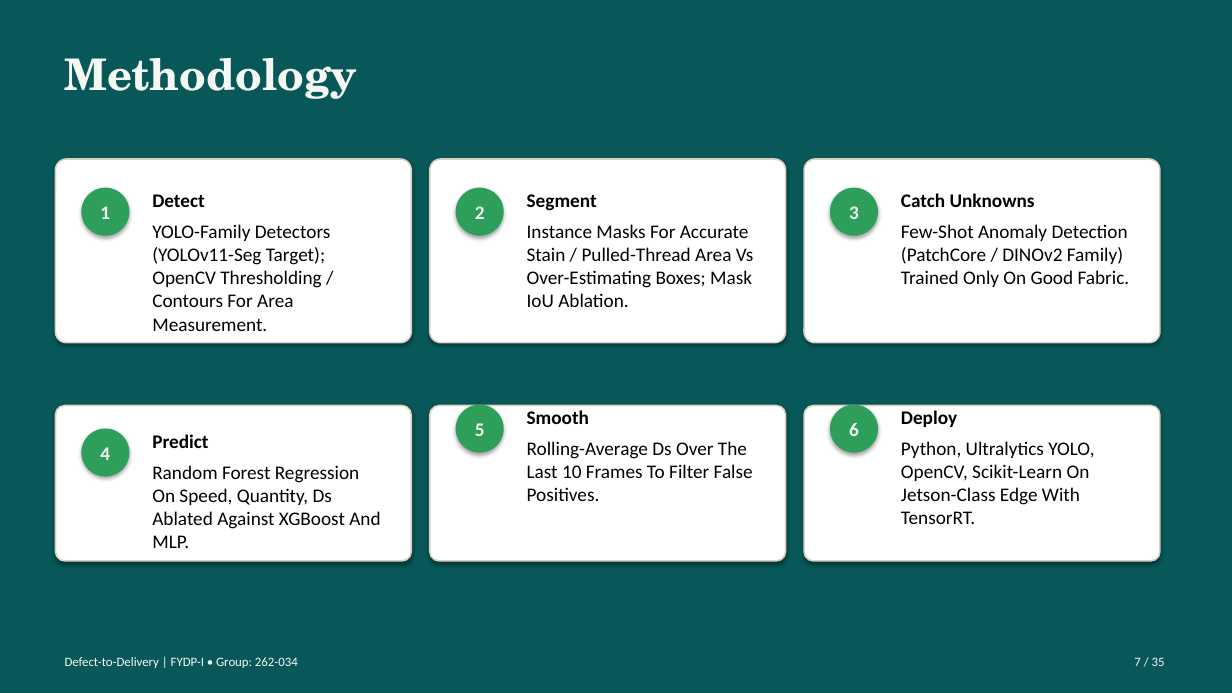
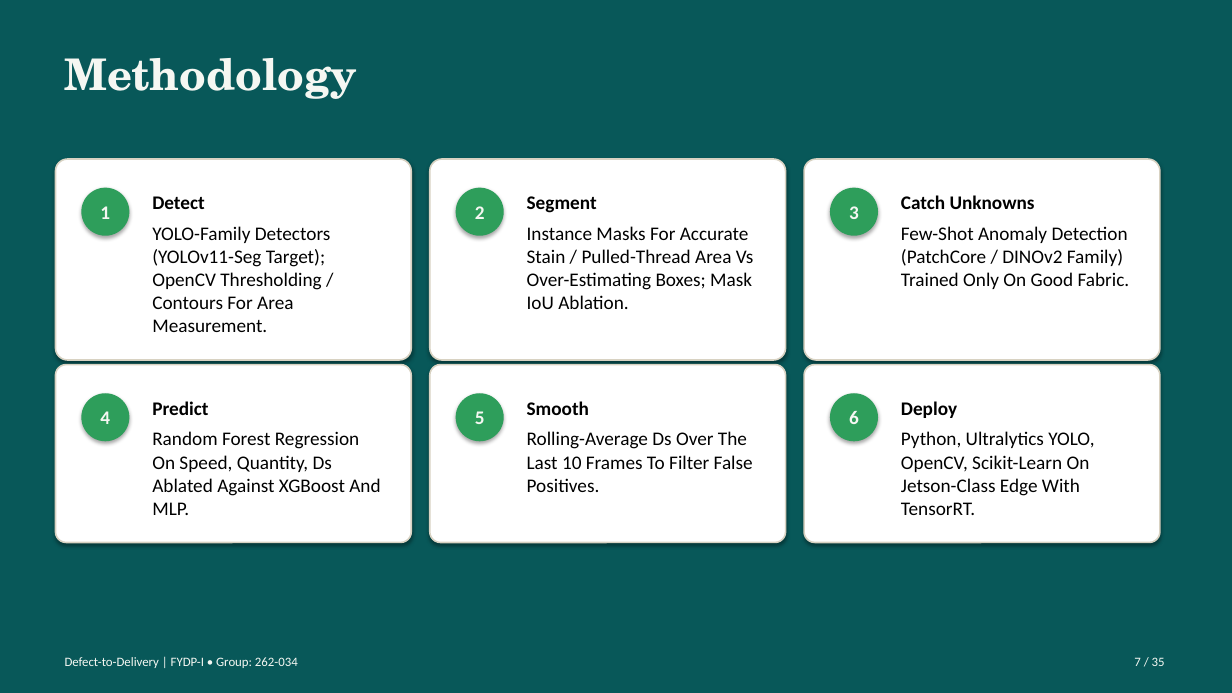
Before and after one commit to labib-ux/FYDP, a slide deck: slide 7 of slides/Defect-to-Delivery_262-034.pptx. Drawn at 1232x693 pixels with LibreOffice and Linux fonts; fonts in the diff are those of the drawing. Boxes give left, top, right and bottom in pixels: in the first picture for what was removed or moved away, otherwise in the second. Text is boxed around its words. In the diff, an @@ line names an element or a change of style, - is before the commit and + after.

```diff
--- a/slides/Defect-to-Delivery_262-034.pptx
+++ b/slides/Defect-to-Delivery_262-034.pptx
@@ rounded rectangle: place and size @@
-rounded rectangle at <box>55,159,411,343</box>
+rounded rectangle at <box>55,159,411,360</box>
@@ rounded rectangle: place and size @@
-rounded rectangle at <box>430,159,786,343</box>
+rounded rectangle at <box>430,159,786,360</box>
@@ rounded rectangle: place and size @@
-rounded rectangle at <box>804,159,1160,343</box>
+rounded rectangle at <box>804,159,1160,360</box>
@@ rounded rectangle: place and size @@
-rounded rectangle at <box>55,406,411,561</box>
+rounded rectangle at <box>55,365,411,543</box>
@@ rounded rectangle: place and size @@
-rounded rectangle at <box>430,406,786,561</box>
+rounded rectangle at <box>430,365,786,543</box>
@@ rounded rectangle: place and size @@
-rounded rectangle at <box>804,406,1160,561</box>
+rounded rectangle at <box>804,365,1160,543</box>
@@ ellipse "4": place and size @@
-ellipse "4" at <box>81,429,129,477</box>
+ellipse "4" at <box>81,394,129,442</box>
@@ text "Predict" rewrapped from <box>152,434,380,529</box> to <box>152,401,380,515</box> @@
@@ ellipse "5": place and size @@
-ellipse "5" at <box>456,405,504,453</box>
+ellipse "5" at <box>456,394,504,442</box>
@@ text "Smooth": place and size @@
-text "Smooth" at <box>527,410,753,501</box>
+text "Smooth" at <box>527,401,753,492</box>
@@ ellipse "6": place and size @@
-ellipse "6" at <box>830,405,878,453</box>
+ellipse "6" at <box>830,394,878,442</box>
@@ text "Deploy": place and size @@
-text "Deploy" at <box>901,410,1094,524</box>
+text "Deploy" at <box>901,401,1094,515</box>
```
Also in this commit, not shown: 20 other slides changed.
